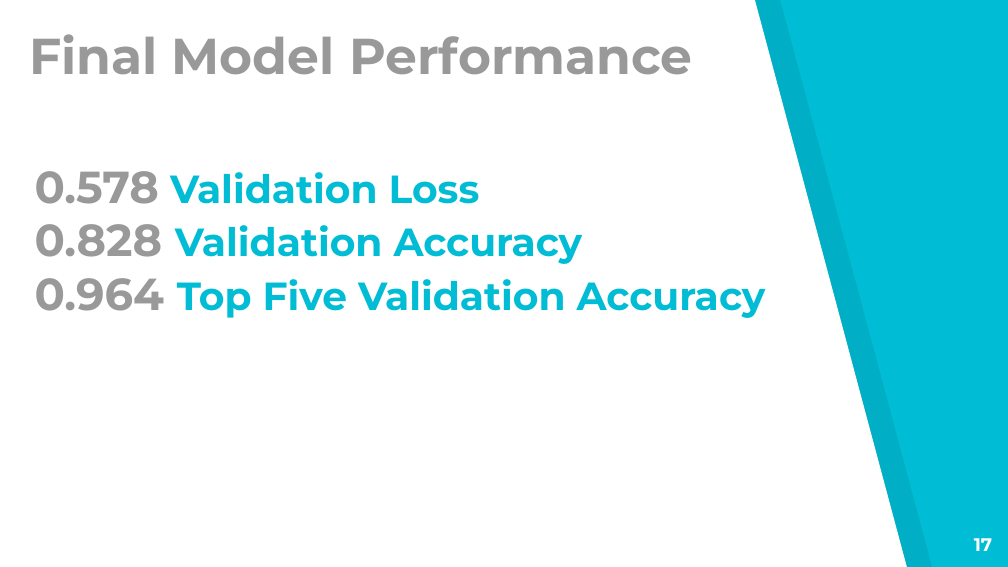
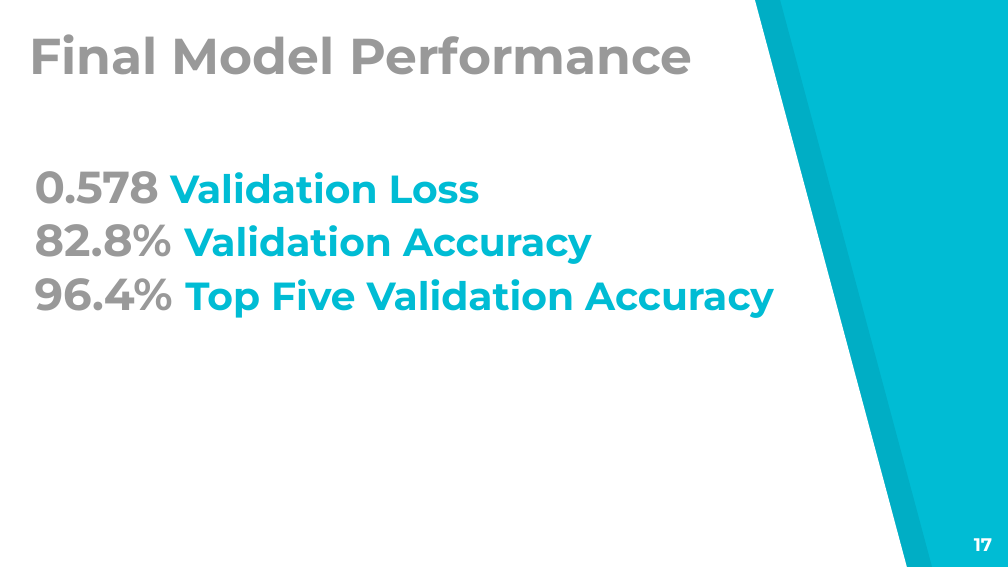
Before and after one commit to sayantan1995/Stanford-Car-Classification, a slide deck: slide 17 of Stanford Car Classification.pptx. Drawn at 1008x567 pixels with LibreOffice and Linux fonts; fonts in the diff are those of the drawing. Boxes give left, top, right and bottom in pixels: in the first picture for what was removed or moved away, otherwise in the second. Text is boxed around its words. In the diff, an @@ line names an element or a change of style, - is before the commit and + after.

```diff
--- a/Stanford Car Classification.pptx
+++ b/Stanford Car Classification.pptx
@@ title at box(35, 171, 774, 318): text changed @@
-0.578 Validation Loss
-0.828 Validation Accuracy
-0.964 Top Five Validation Accuracy
+0.578 Validation Loss
+82.8% Validation Accuracy
+96.4% Top Five Validation Accuracy
```
Also in this commit, not shown: 1 other slide changed, 1 other file.
